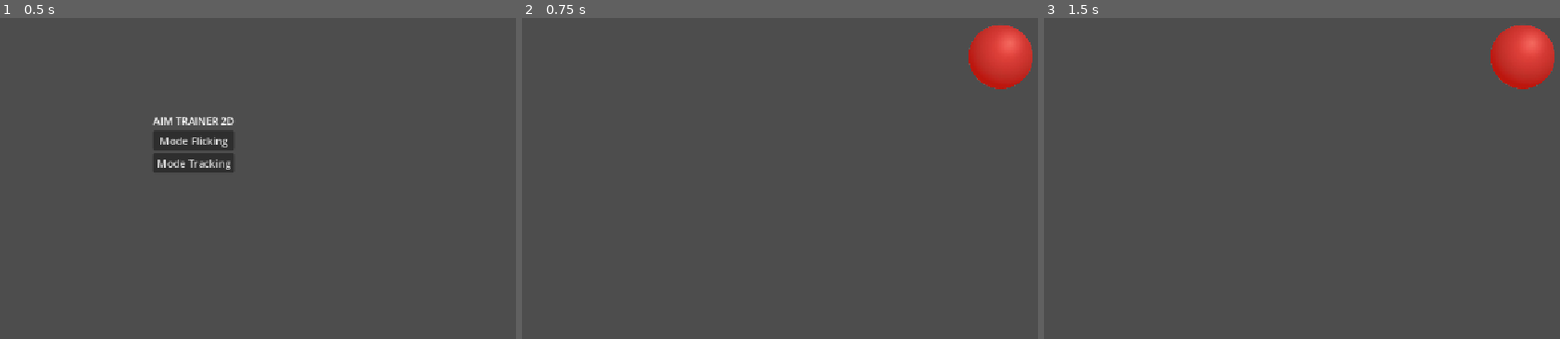
Above: before the commit, frames 1-3 (left to right).
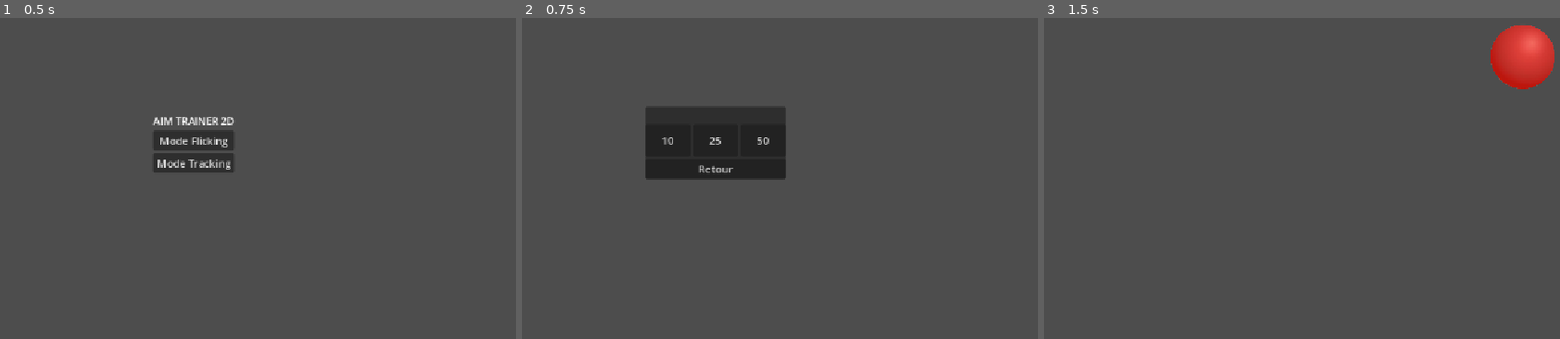
Above: after the commit, the same moments.

Repository: enflak3/trace-x
Game: Godot game, scene res://main_menu.tscn
The game is run twice, just before and just after one commit, with the same random seed, the same clock (stepped at 60 frames per second) and the same inputs.
Inputs (mouse positions are in pixels of both pictures, inside the frame that each line leads up to):
- Up to frame 1 (0.5 s): no input
- Up to frame 2 (0.75 s): click "Mode Flicking" at 0.5 s
- Up to frame 3 (1.5 s): click (1188, 139) at 1.25 s, where only the run after the commit has a clickable "10"

Frame 1 is identical in both runs. In frame 2, 8.0% of the frame differs, in the area x 23-99%, y 2-51%; in frame 3, nothing differs.

Commit message:
ajout mode flicking
- ajout d'un nouveau menu permettant de choisir le nombre de cibles a cliquer dans le mode flicking

Diff:
--- a/main.gd
+++ b/main.gd
@@ -2,7 +2,7 @@
 
 var target_scene: PackedScene = preload("res://Target.tscn")
 
-const MAX_TARGETS: int = 10
+var max_targets: int = 10
 var targets_hit_count: int = 0
 var total_clicks: int = 0
 
@@ -22,6 +22,7 @@
 func _ready() -> void:
 	is_session_active = true
 	spawn_target()
+	max_targets = Sessionmanager.target_count_setting
 
 func _process(_delta: float) -> void:
 	if is_tracking_path:
@@ -49,7 +50,7 @@
 		print("Tir manqué ! Total clics : ", total_clicks)
 
 func spawn_target() -> void:
-	if targets_hit_count >= MAX_TARGETS:
+	if targets_hit_count >= max_targets:
 		finish_session()
 		return
 
@@ -131,7 +132,7 @@
 
 	current_target = null
 
-	if targets_hit_count >= MAX_TARGETS:
+	if targets_hit_count >= max_targets:
 		finish_session()
 	else:
 		spawn_target()
@@ -162,7 +163,7 @@
 	print("Centrage moyen : ", snapped(avg_centering, 0.01), "%")
 
 	var flick_metrics = {
-		"total_targets": MAX_TARGETS,
+		"total_targets": max_targets,
 		"total_clicks": total_clicks,
 		"hit_rate_pct": snapped(hit_rate, 0.01),
 		"centering_pct": snapped(avg_centering, 0.01),
--- a/main_menu.gd
+++ b/main_menu.gd
@@ -1,7 +1,38 @@
 extends Control
 
-func _on_btn_flick_pressed() -> void:
+@onready var btn_flick: Button = $VBoxContainer/BtnFlick
+@onready var btn_tracking: Button = $VBoxContainer/BtnTracking
+@onready var main_vbox: VBoxContainer = $VBoxContainer
+
+# Éléments du sous-panneau
+@onready var flick_panel: PanelContainer = $FlickSelectPanel
+@onready var btn_10: Button = $FlickSelectPanel/VBoxContainer/HBoxContainer/Btn10
+@onready var btn_25: Button = $FlickSelectPanel/VBoxContainer/HBoxContainer/Btn25
+@onready var btn_50: Button = $FlickSelectPanel/VBoxContainer/HBoxContainer/Btn50
+@onready var btn_back: Button = $FlickSelectPanel/VBoxContainer/BtnBack
+
+func _ready() -> void:
+	flick_panel.visible = false
+
+	btn_flick.pressed.connect(_on_flick_pressed)
+	btn_tracking.pressed.connect(_on_tracking_pressed)
+
+	btn_10.pressed.connect(func(): _start_flick(10))
+	btn_25.pressed.connect(func(): _start_flick(25))
+	btn_50.pressed.connect(func(): _start_flick(50))
+
+	btn_back.pressed.connect(func():
+		flick_panel.visible = false
+		main_vbox.visible = true
+	)
+
+func _on_flick_pressed() -> void:
+	main_vbox.visible = false
+	flick_panel.visible = true
+
+func _on_tracking_pressed() -> void:
+	get_tree().change_scene_to_file("res://TrackingGame.tscn")
+
+func _start_flick(count: int) -> void:
+	Sessionmanager.target_count_setting = count
 	get_tree().change_scene_to_file("res://Main.tscn")
-
-func _on_btn_tracking_pressed() -> void:
-	get_tree().change_scene_to_file("res://TrackingGame.tscn")
--- a/main_menu.tscn
+++ b/main_menu.tscn
@@ -37,5 +37,49 @@
 layout_mode = 2
 text = "Mode Tracking"
 
+[node name="FlickSelectPanel" type="PanelContainer" parent="." unique_id=943096321]
+visible = false
+layout_mode = 1
+anchors_preset = 8
+anchor_left = 0.5
+anchor_top = 0.5
+anchor_right = 0.5
+anchor_bottom = 0.5
+offset_left = -20.0
+offset_top = -20.0
+offset_right = 20.0
+offset_bottom = 20.0
+grow_horizontal = 2
+grow_vertical = 2
+
+[node name="VBoxContainer" type="VBoxContainer" parent="FlickSelectPanel" unique_id=370234847]
+layout_mode = 2
+
+[node name="Nombre de cibles" type="Label" parent="FlickSelectPanel/VBoxContainer" unique_id=946609378]
+layout_mode = 2
+horizontal_alignment = 1
+
+[node name="HBoxContainer" type="HBoxContainer" parent="FlickSelectPanel/VBoxContainer" unique_id=912842343]
+layout_mode = 2
+
+[node name="Btn10" type="Button" parent="FlickSelectPanel/VBoxContainer/HBoxContainer" unique_id=1515724876]
+custom_minimum_size = Vector2(70, 50)
+layout_mode = 2
+text = "10"
+
+[node name="Btn25" type="Button" parent="FlickSelectPanel/VBoxContainer/HBoxContainer" unique_id=1317856658]
+custom_minimum_size = Vector2(70, 50)
+layout_mode = 2
+text = "25"
+
+[node name="Btn50" type="Button" parent="FlickSelectPanel/VBoxContainer/HBoxContainer" unique_id=382504192]
+custom_minimum_size = Vector2(70, 50)
+layout_mode = 2
+text = "50"
+
+[node name="BtnBack" type="Button" parent="FlickSelectPanel/VBoxContainer" unique_id=1545175015]
+layout_mode = 2
+text = "Retour"
+
 [connection signal="pressed" from="VBoxContainer/BtnFlick" to="." method="_on_btn_flick_pressed"]
 [connection signal="pressed" from="VBoxContainer/BtnTracking" to="." method="_on_btn_tracking_pressed"]
--- a/sessionmanager.gd
+++ b/sessionmanager.gd
@@ -4,6 +4,7 @@
 
 # Tableau contenant l'historique complet des sessions
 var history: Array = []
+var target_count_setting: int = 10
 
 func _ready() -> void:
 	load_history()
Not shown, added: export_presets.cfg
